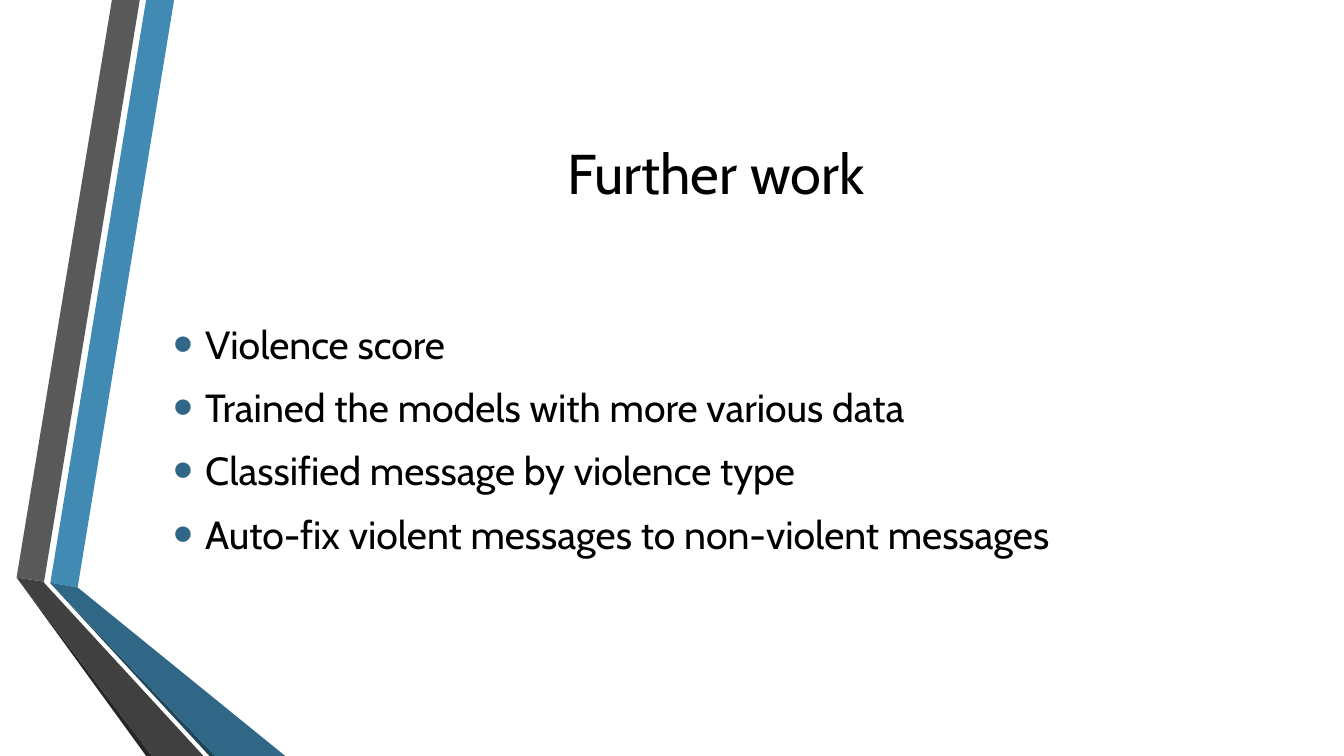
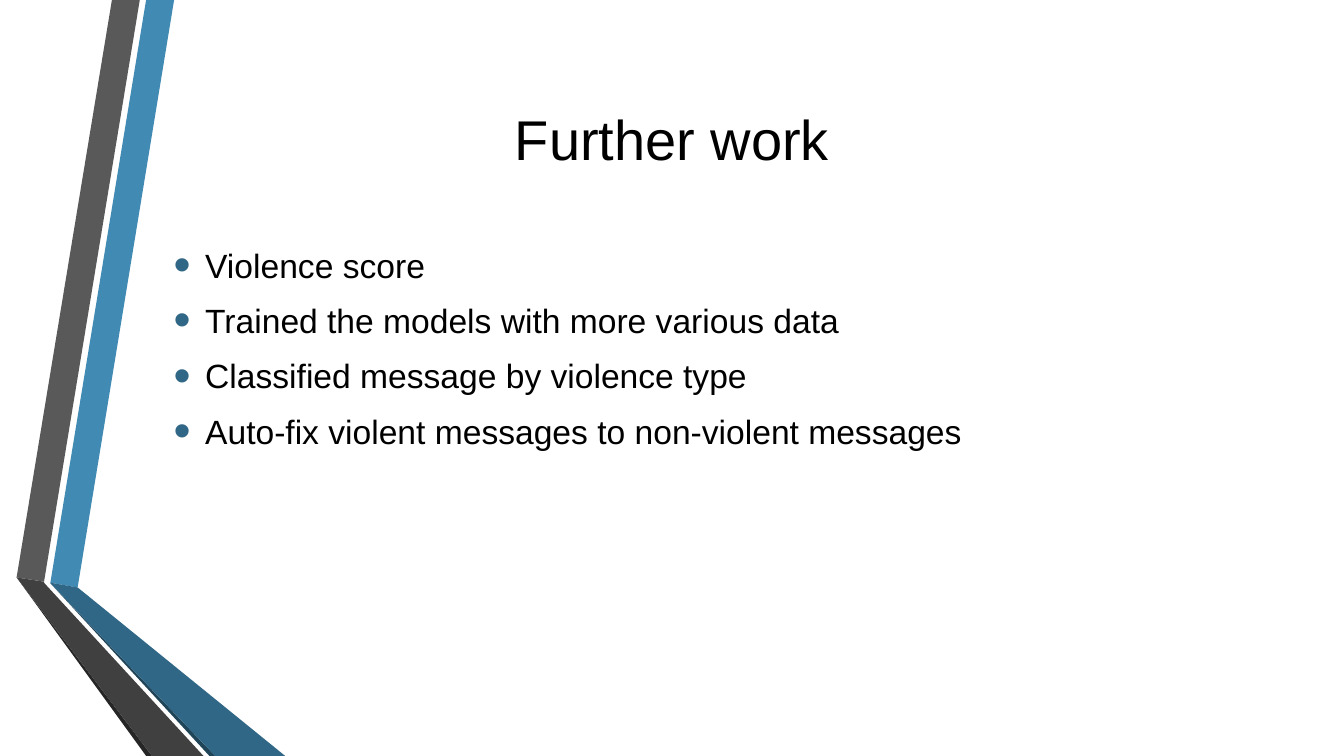
Before and after one commit to may-tal/nlpProject, a slide deck: slide 15 of CyberBullying.pptx (slide 14 before the commit). Drawn at 1344x756 pixels with LibreOffice and Linux fonts; fonts in the diff are those of the drawing; background and template pictures are left out. Boxes give left, top, right and bottom in pixels: in the first picture for what was removed or moved away, otherwise in the second. Text is boxed around its words. In the diff, an @@ line names an element or a change of style, - is before the commit and + after.

```diff
--- a/CyberBullying.pptx
+++ b/CyberBullying.pptx
@@ title "Further work": place and size @@
-title "Further work" at <box>567,152,864,195</box>
+title "Further work" at <box>515,119,829,161</box>
@@ title "Further work" at <box>515,119,829,161</box>: font Cabin to Arial @@
@@ text "Violence score": place and size @@
-text "Violence score" at <box>205,329,1049,558</box>
+text "Violence score" at <box>205,253,961,451</box>
@@ text "Violence score" at <box>205,253,961,451</box>: size 28 to 24 pt, font Cabin to Arial @@
```
Also in this commit, not shown: 8 other slides changed, 4 slides added, 3 slides removed.
